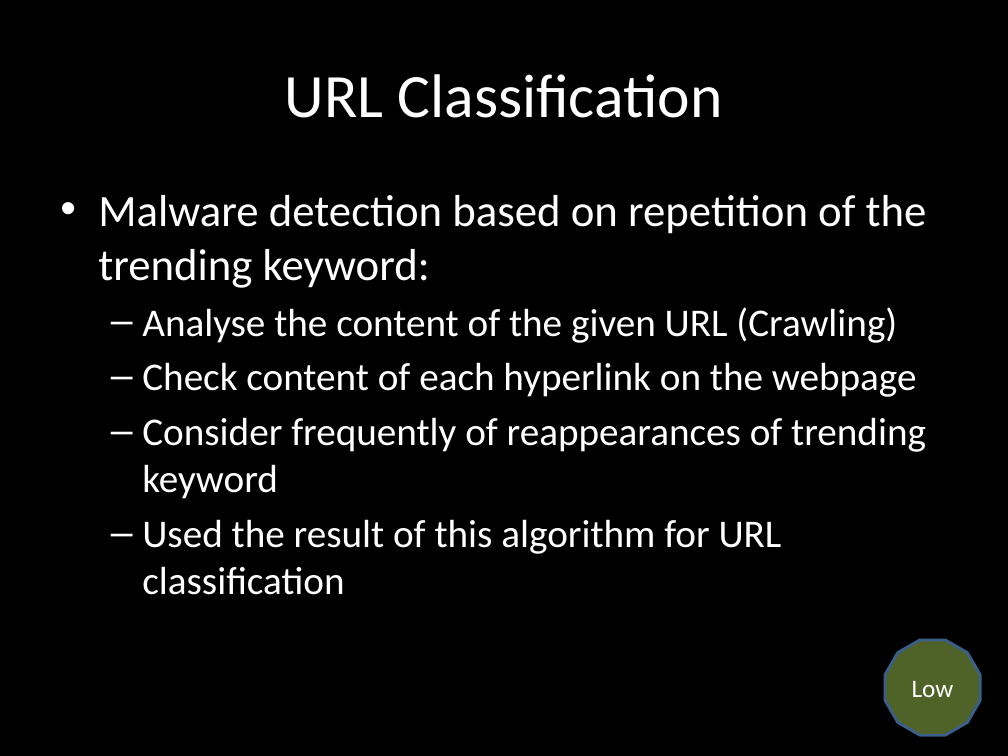
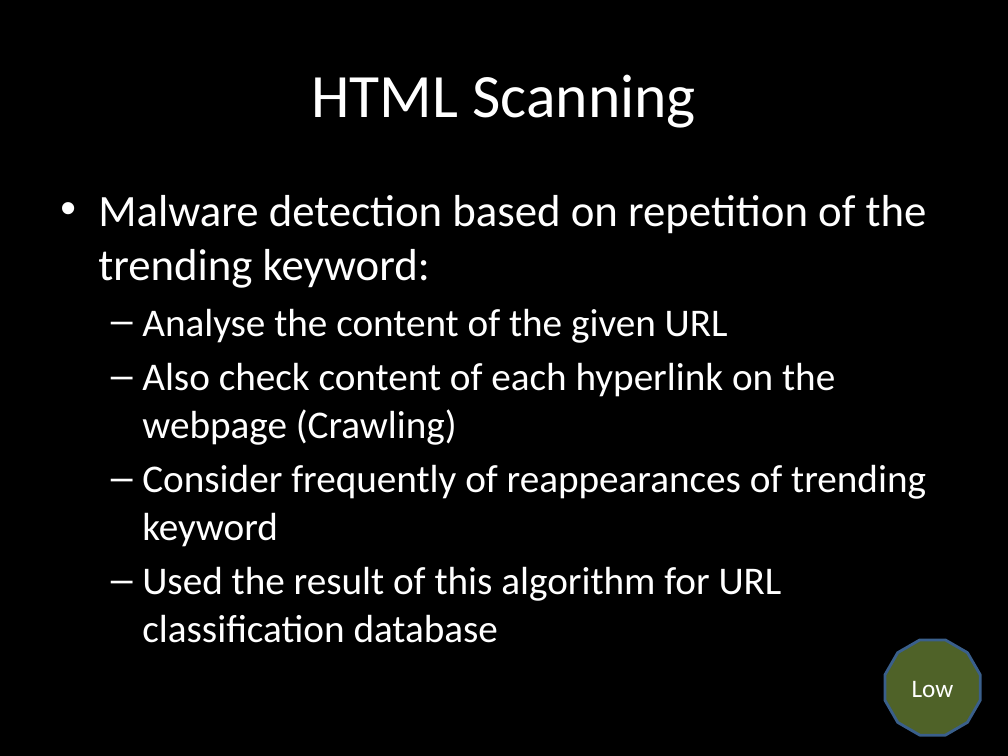
Before and after one commit to chrissorchard/malucrawl, a slide deck: slide 8 of doc/pres2/wk8-progress.pptx (slide 6 before the commit). Drawn at 1008x756 pixels with LibreOffice and Linux fonts; fonts in the diff are those of the drawing; background and template pictures are left out. Boxes give left, top, right and bottom in pixels: in the first picture for what was removed or moved away, otherwise in the second. Text is boxed around its words. In the diff, an @@ line names an element or a change of style, - is before the commit and + after.

```diff
--- a/doc/pres2/wk8-progress.pptx
+++ b/doc/pres2/wk8-progress.pptx
@@ title at <box>312,74,695,128</box>: text changed @@
-URL Classification
+HTML Scanning
@@ text at <box>142,308,835,445</box>: text changed @@
-  – Analyse the content of the given URL (Crawling)
-  – Check content of each hyperlink on the webpage
+  – Analyse the content of the given URL
+  – Also check content of each hyperlink on the webpage (Crawling)
@@ text at <box>142,566,782,643</box>: text changed @@
-  – Used the result of this algorithm for URL classification
+  – Used the result of this algorithm for URL classification database
```
Also in this commit, not shown: 9 other slides changed, 1 slide removed.
